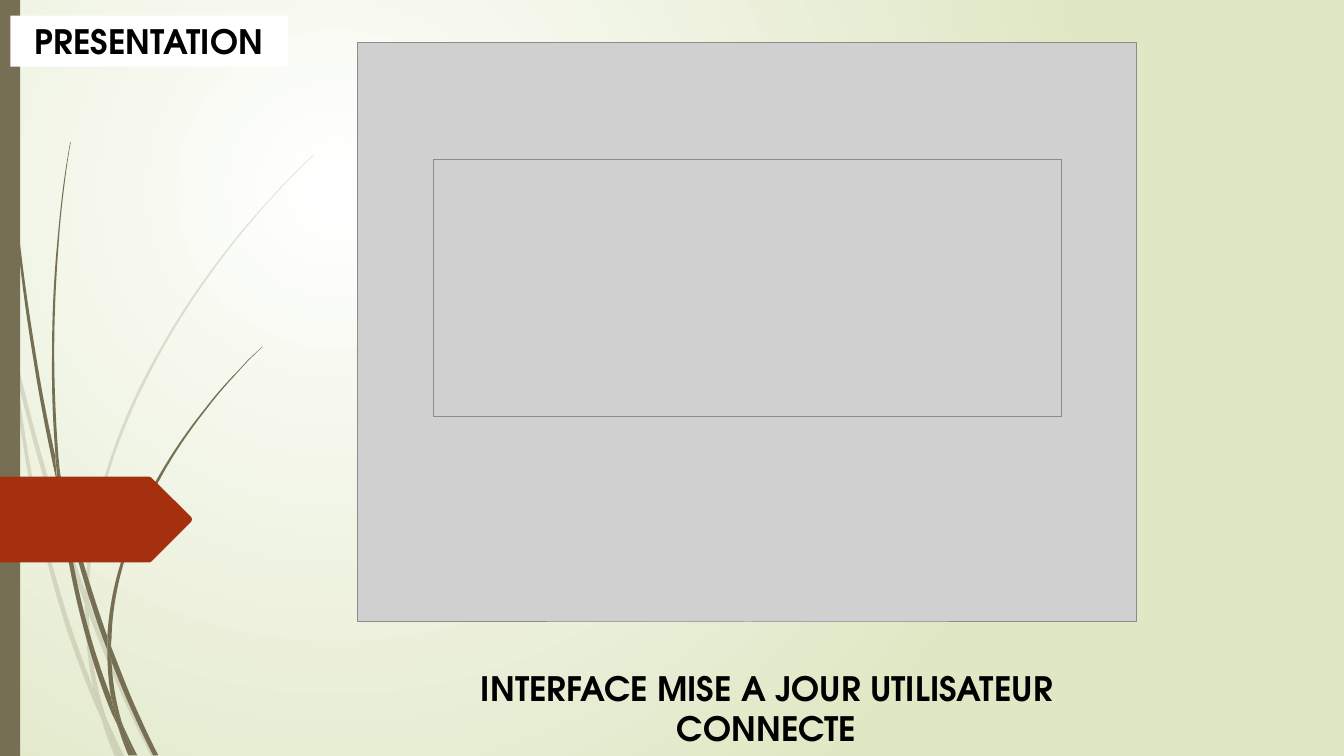
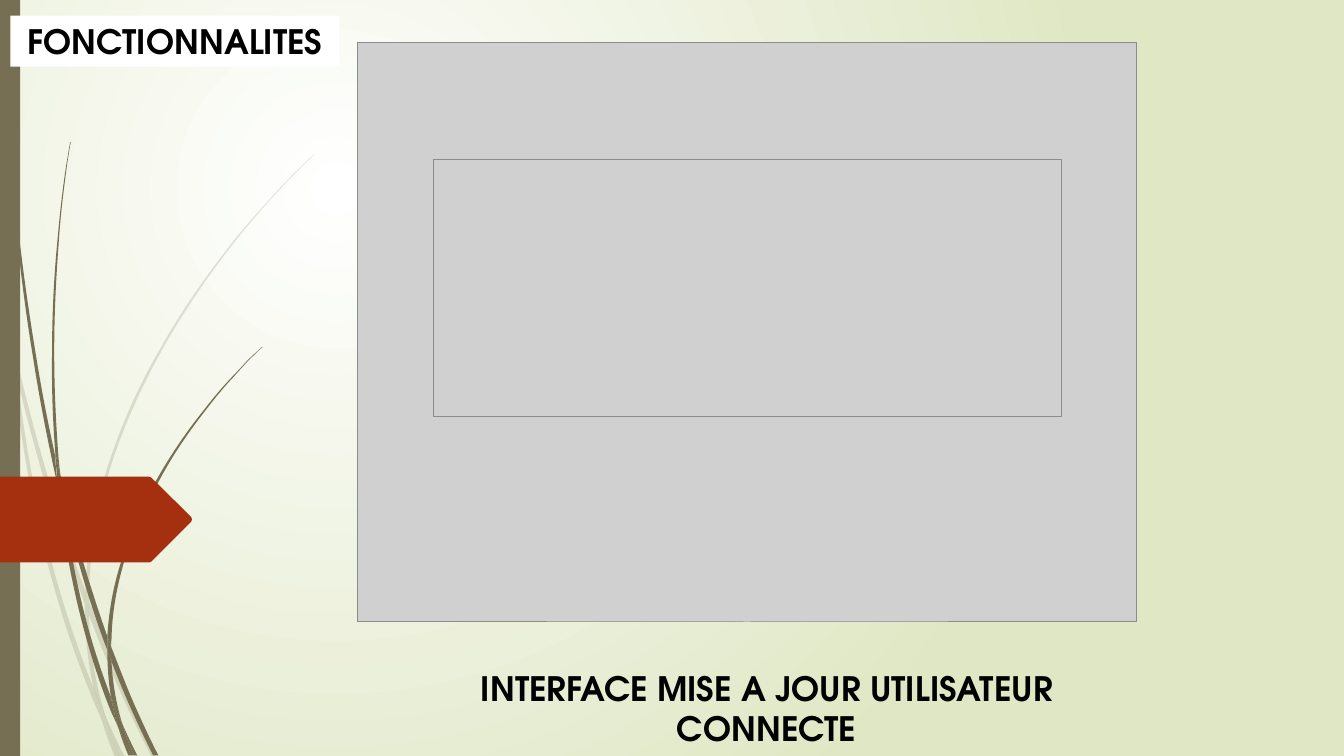
Before and after one commit to StiviLink/3wa-pos, a slide deck: slide 14 of powerpoint/steve-3wa-pos.pptx (slide 13 before the commit). Drawn at 1344x756 pixels with LibreOffice and Linux fonts; fonts in the diff are those of the drawing; grey boxes stand for pictures. Boxes give left, top, right and bottom in pixels: in the first picture for what was removed or moved away, otherwise in the second. Text is boxed around its words. In the diff, an @@ line names an element or a change of style, - is before the commit and + after.

```diff
--- a/powerpoint/steve-3wa-pos.pptx
+++ b/powerpoint/steve-3wa-pos.pptx
@@ rectangle "FONCTIONNALITES": place and size @@
-rectangle "FONCTIONNALITES" at (10, 16, 287, 67)
+rectangle "FONCTIONNALITES" at (10, 16, 339, 67)
@@ text in rectangle at (27, 28, 322, 55): text changed @@
-PRESENTATION
+FONCTIONNALITES
```
Also in this commit, not shown: 4 other slides changed, 11 slides added, 12 slides removed, 14 other files.
